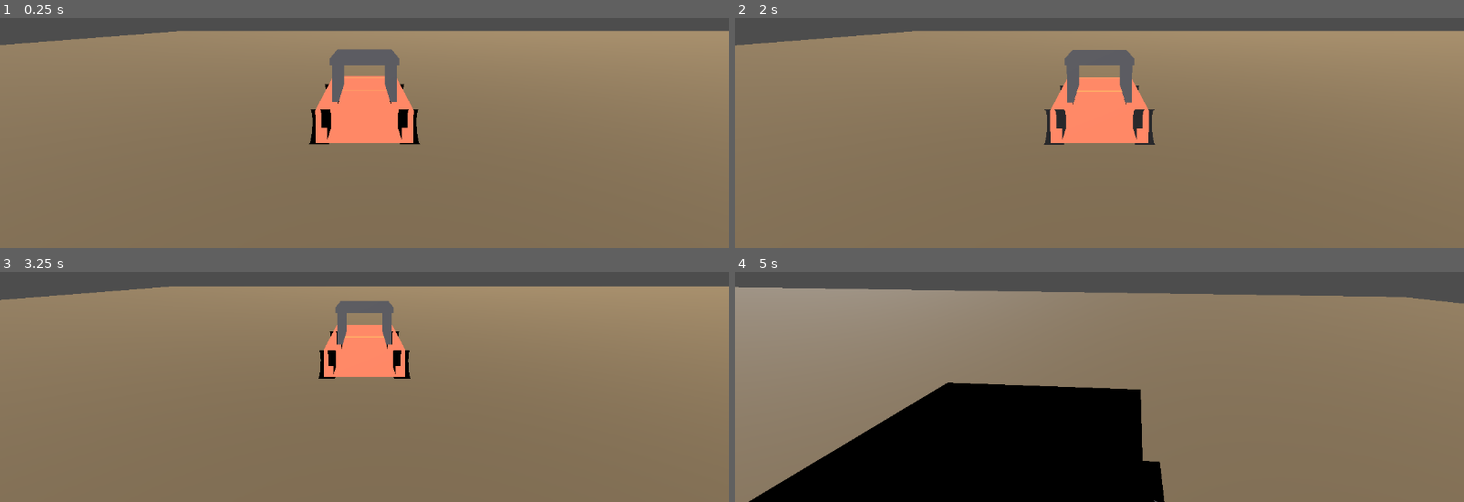
Above: before the commit, frames 1-4 (two rows, left to right).
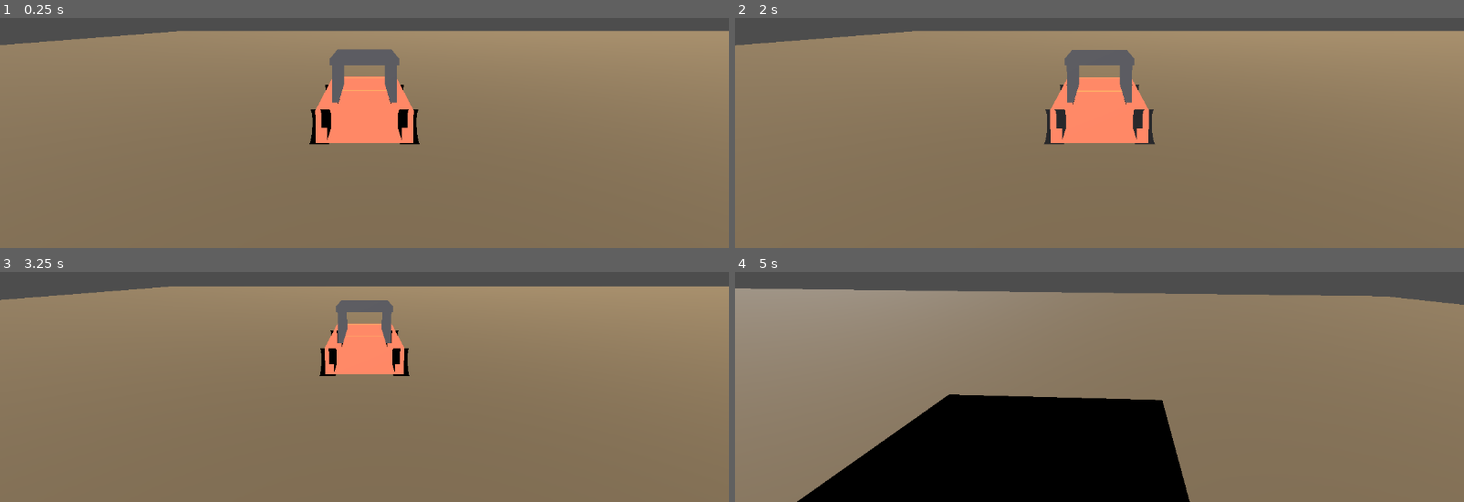
Above: after the commit, the same moments.

Repository: YotsuBotfds/trailhead
Game: Godot game, scene res://scenes/flat_plane.tscn
The game is run twice, just before and just after one commit, with the same random seed, the same clock (stepped at 60 frames per second) and the same inputs.
Inputs:
- Up to frame 1 (0.25 s): no input
- Up to frame 2 (2 s): hold R (self_right) 0.53-1.28 s; tap C (cam_toggle) at 0.6 s; hold S (brake) from 1.28 s (still down); tap W (throttle) at 1.35 s
- Up to frame 3 (3.25 s): release S (brake) at 2.03 s; hold R (self_right) 2.03-2.78 s; tap M at 2.1 s; hold Up from 2.78 s (still down); tap N at 2.85 s
- Up to frame 4 (5 s): release Up at 3.53 s; hold A (steer_left) from 3.53 s (still down); tap C (cam_toggle) at 3.6 s; tap W (throttle) at 4.35 s

The runs differ from the first frame. In frame 1, less than 0.1% of the frame differs, in the area x 0-58%, y 6-54%; in frame 2, less than 0.1%; in frame 3, 0.6%; in frame 4, 5.6%, in the area x 0-100%, y 6-100%.

Commit message:
Wire chase camera damping

Diff:
--- a/systems/render/cedar_hollow_host.gd
+++ b/systems/render/cedar_hollow_host.gd
@@ -319,15 +319,21 @@
 	var back: Vector3 = vehicle_basis.z.normalized()
 	var forward: Vector3 = -vehicle_basis.z.normalized()
 	var desired_position: Vector3 = vehicle_position + back * GameConfig.cam_distance + Vector3.UP * GameConfig.cam_height
-	var follow_alpha: float = clampf(GameConfig.cam_spring * delta, 0.0, 1.0)
 	if not _chase_camera_initialized:
 		_camera.global_position = desired_position
 		_chase_camera_initialized = true
 	else:
+		var follow_alpha: float = _chase_camera_follow_alpha(delta)
 		_camera.global_position = _camera.global_position.lerp(desired_position, follow_alpha)
 	_camera.look_at(_chase_camera_look_target(vehicle_position, forward), Vector3.UP)
 	_camera.fov = GameConfig.get_fov_for_speed(float(state.call("speed")))
 	_camera.current = _camera_mode == CAMERA_MODE_CHASE
+
+
+func _chase_camera_follow_alpha(delta: float) -> float:
+	var spring_alpha: float = 1.0 - exp(-maxf(GameConfig.cam_spring, 0.0) * delta)
+	var damping_scale: float = 1.0 / (1.0 + maxf(GameConfig.cam_damping, 0.0) * delta)
+	return clampf(spring_alpha * damping_scale, 0.0, 1.0)
 
 
 func _chase_camera_look_target(vehicle_position: Vector3, forward: Vector3) -> Vector3:
--- a/systems/render/flat_plane_host.gd
+++ b/systems/render/flat_plane_host.gd
@@ -174,14 +174,20 @@
 	var back: Vector3 = vehicle_basis.z.normalized()
 	var forward: Vector3 = -vehicle_basis.z.normalized()
 	var desired_position: Vector3 = vehicle_position + back * GameConfig.cam_distance + Vector3.UP * GameConfig.cam_height
-	var follow_alpha: float = clampf(GameConfig.cam_spring * delta, 0.0, 1.0)
 	if not _camera_initialized:
 		_camera.global_position = desired_position
 		_camera_initialized = true
 	else:
+		var follow_alpha: float = _chase_camera_follow_alpha(delta)
 		_camera.global_position = _camera.global_position.lerp(desired_position, follow_alpha)
 	_camera.look_at(_chase_camera_look_target(vehicle_position, forward), Vector3.UP)
 	_camera.fov = GameConfig.get_fov_for_speed(float(state.call("speed")))
+
+
+func _chase_camera_follow_alpha(delta: float) -> float:
+	var spring_alpha: float = 1.0 - exp(-maxf(GameConfig.cam_spring, 0.0) * delta)
+	var damping_scale: float = 1.0 / (1.0 + maxf(GameConfig.cam_damping, 0.0) * delta)
+	return clampf(spring_alpha * damping_scale, 0.0, 1.0)
 
 
 func _chase_camera_look_target(vehicle_position: Vector3, forward: Vector3) -> Vector3:
